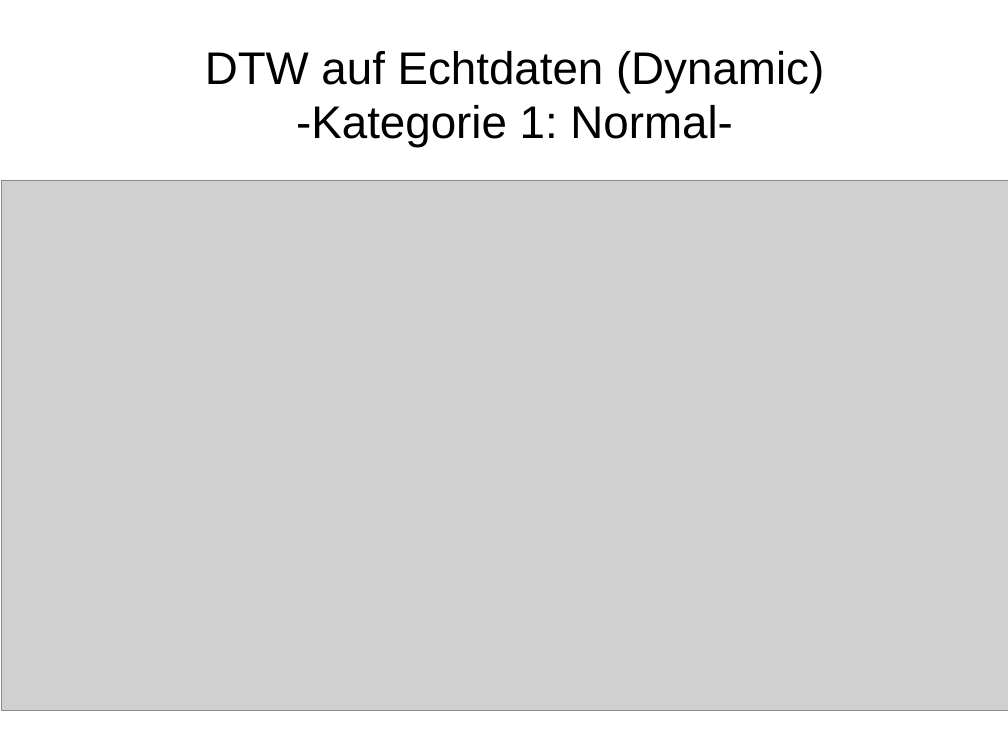
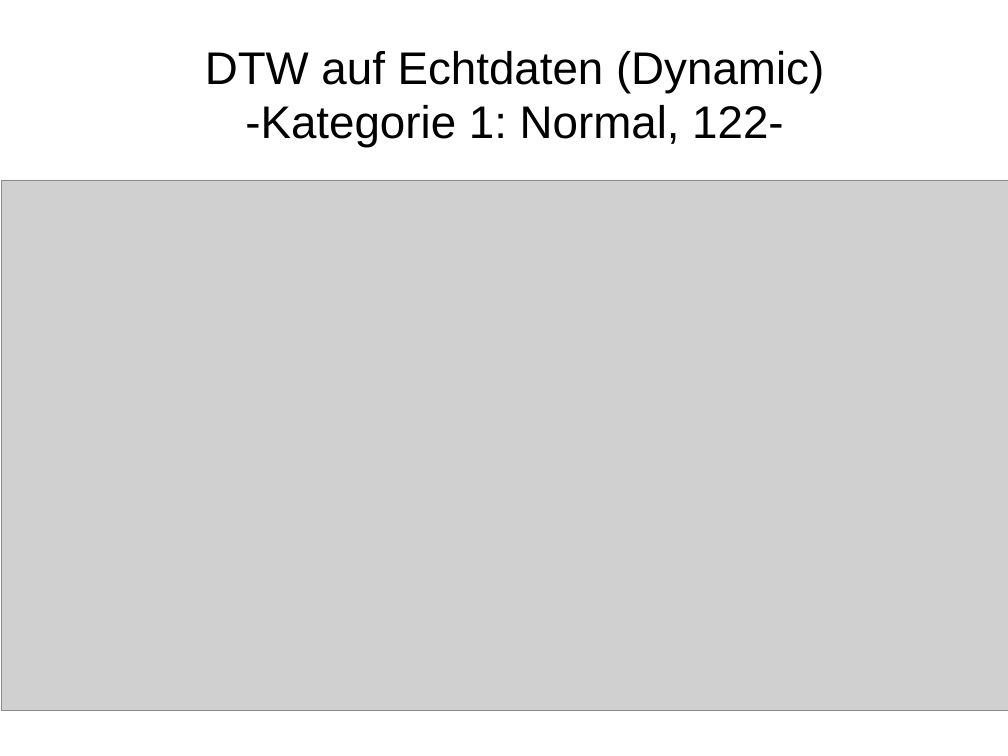
Before and after one commit to HannahSyrek/MTAnalysisOfCGMCurves, a slide deck: slide 10 of Stuff/presentation_02_03_18.odp. Drawn at 1008x756 pixels with LibreOffice and Linux fonts; fonts in the diff are those of the drawing; grey boxes stand for pictures. Boxes give left, top, right and bottom in pixels: in the first picture for what was removed or moved away, otherwise in the second. Text is boxed around its words. In the diff, an @@ line names an element or a change of style, - is before the commit and + after.

```diff
--- a/Stuff/presentation_02_03_18.odp
+++ b/Stuff/presentation_02_03_18.odp
@@ title at box(205, 51, 824, 148): text changed @@
-DTW auf Echtdaten (Dynamic)
--Kategorie 1: Normal-
+DTW auf Echtdaten (Dynamic)
+-Kategorie 1: Normal, 122-
```
Also in this commit, not shown: 8 other slides changed, 1 slide added, 3 other files.
